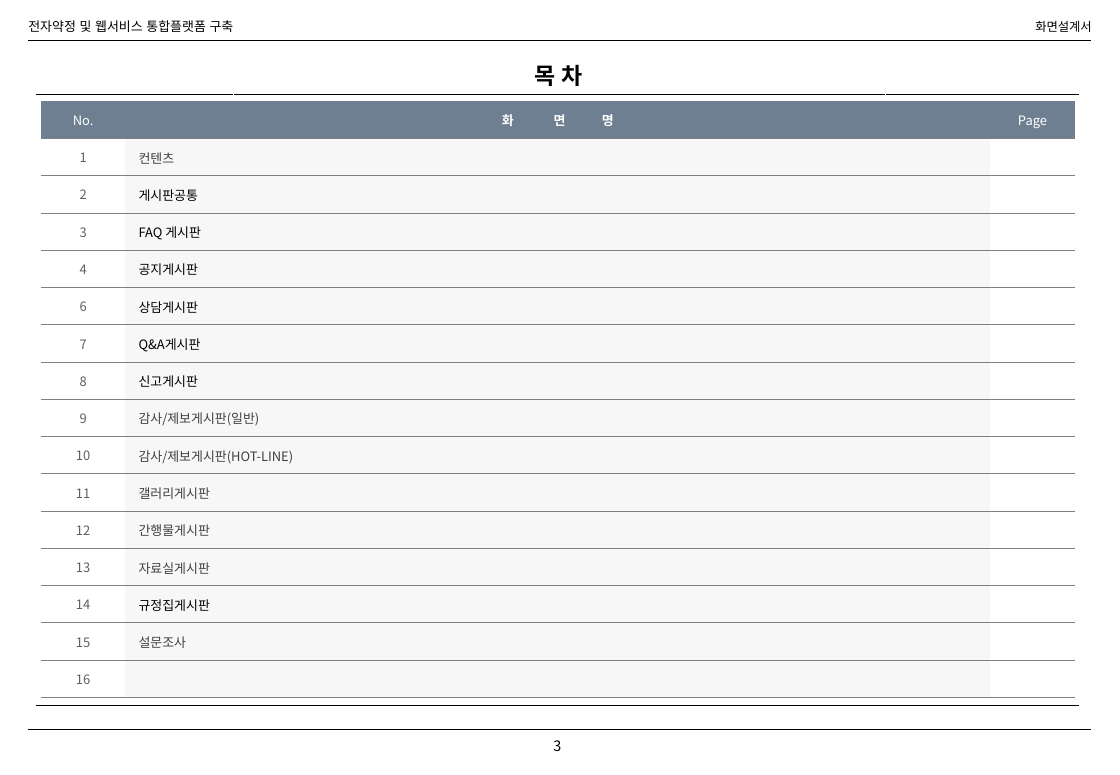
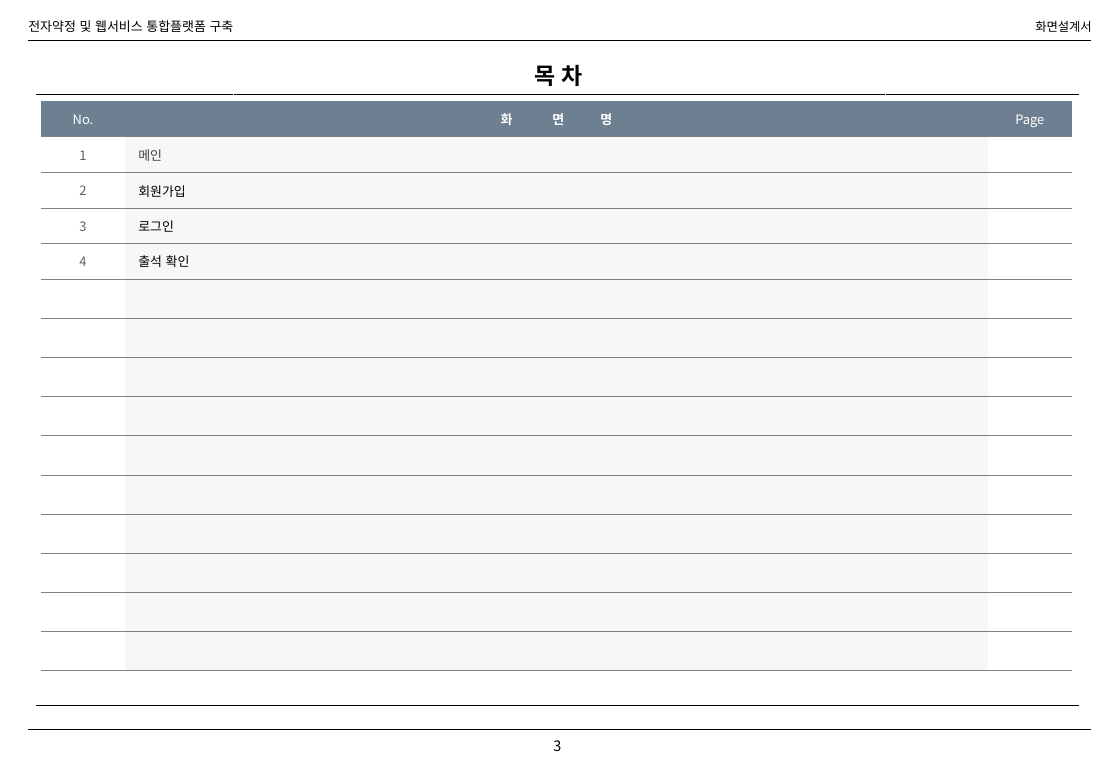
Before and after one commit to lgt9875/Idino-Project, a slide deck: slide 3 of DS02_화면설계서_v1.0.pptx. Drawn at 1120x775 pixels with LibreOffice and Linux fonts; fonts in the diff are those of the drawing; background and template pictures are left out. Boxes give left, top, right and bottom in pixels: in the first picture for what was removed or moved away, otherwise in the second. Text is boxed around its words. In the diff, an @@ line names an element or a change of style, - is before the commit and + after.

```diff
--- a/DS02_화면설계서_v1.0.pptx
+++ b/DS02_화면설계서_v1.0.pptx
@@ table at box(41, 101, 1071, 691) @@
-row 2: 1 | 컨텐츠 | 
-row 3: 2 | 게시판공통 | 
-row 4: 3 | FAQ 게시판 | 
-row 5: 4 | 공지게시판 | 
-row 6: 6 | 상담게시판 | 
-row 7: 7 | Q&A게시판 | 
-row 8: 8 | 신고게시판 | 
-row 9: 9 | 감사/제보게시판(일반) | 
-row 10: 10 | 감사/제보게시판(HOT-LINE) | 
-row 11: 11 | 갤러리게시판 | 
-row 12: 12 | 간행물게시판 | 
-row 13: 13 | 자료실게시판 | 
-row 14: 14 | 규정집게시판 | 
-row 15: 15 | 설문조사 | 
-row 16: 16 |  | 
+row 2: 1 | 메인 | 
+row 3: 2 | 회원가입 | 
+row 4: 3 | 로그인 | 
+row 5: 4 | 출석 확인 | 
+row 6:  |  | 
+row 7:  |  | 
+row 8:  |  | 
+row 9:  |  | 
+row 10:  |  | 
+row 11:  |  | 
+row 12:  |  | 
+row 13:  |  | 
+row 14:  |  | 
+row 15:  |  | 
@@ table: place and size @@
-table at box(41, 101, 1077, 688)
+table at box(41, 101, 1071, 691)
```
Also in this commit, not shown: 1 other slide changed, 4 slides added, 28 slides removed, 1 other file.
